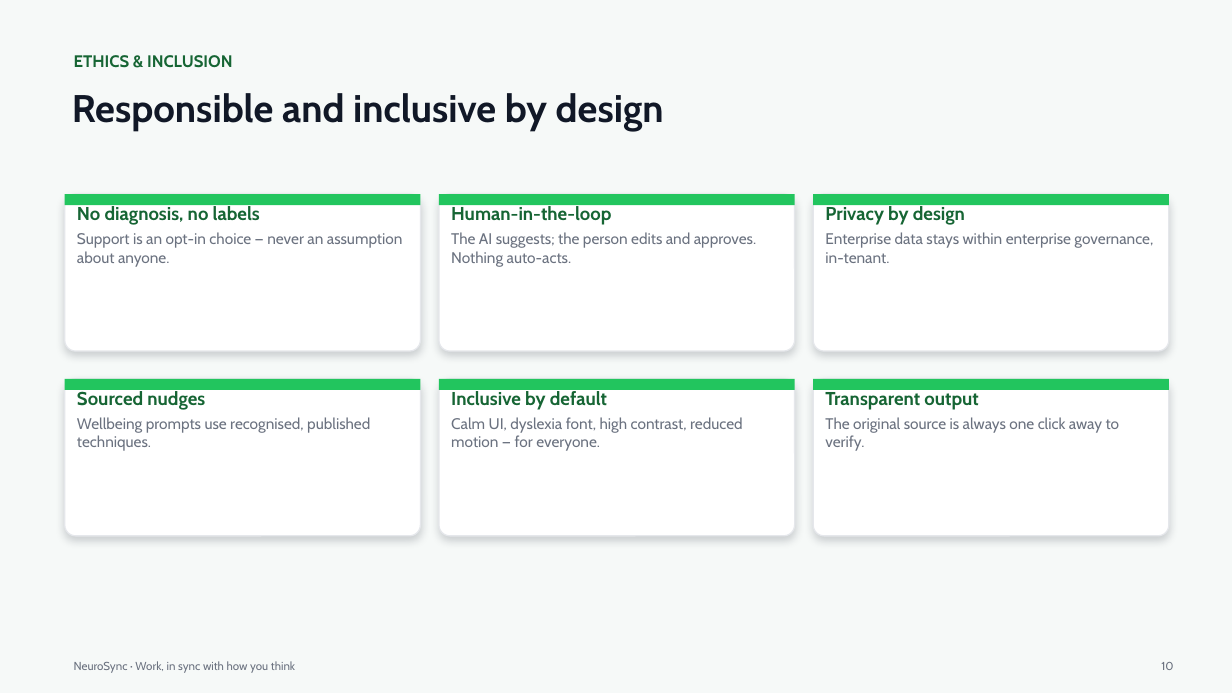
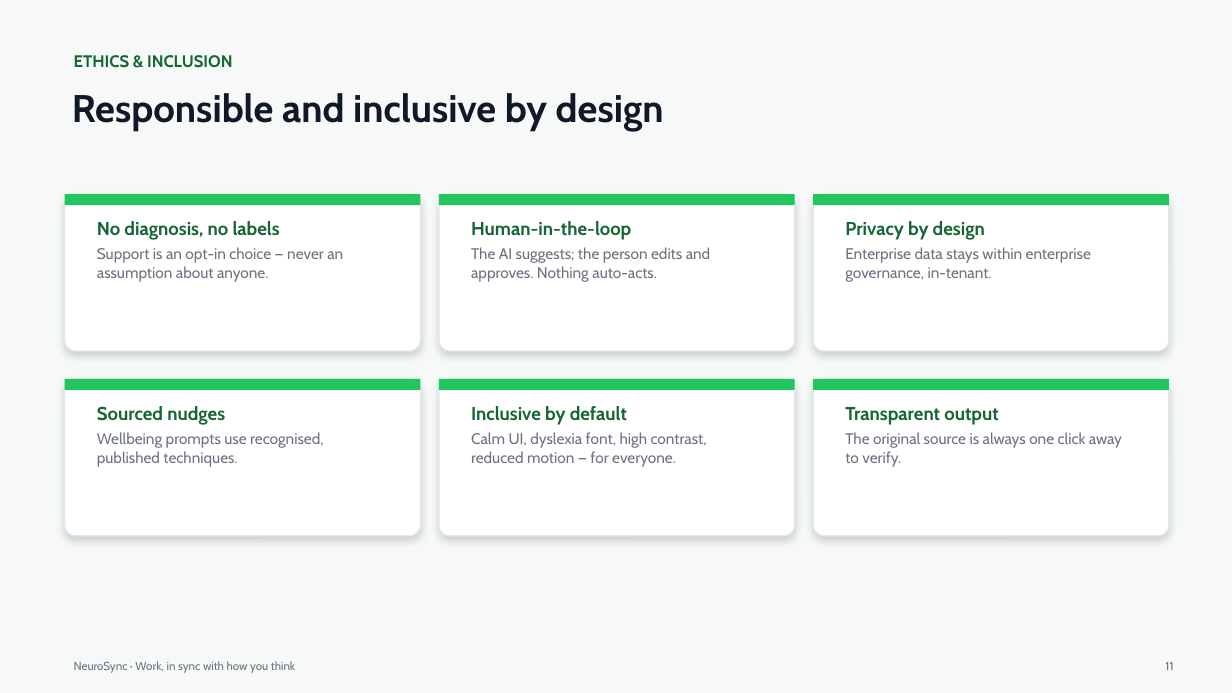
Before and after one commit to kumarsaransh55/NeuroSync, a slide deck: slide 11 of docs/NeuroSync-Final-Deck.pptx (slide 10 before the commit). Drawn at 1232x693 pixels with LibreOffice and Linux fonts; fonts in the diff are those of the drawing. Boxes give left, top, right and bottom in pixels: in the first picture for what was removed or moved away, otherwise in the second. Text is boxed around its words. In the diff, an @@ line names an element or a change of style, - is before the commit and + after.

```diff
--- a/docs/NeuroSync-Final-Deck.pptx
+++ b/docs/NeuroSync-Final-Deck.pptx
@@ rounded rectangle added at [65,194,421,351], fill #FFFFFF, outline #E5E7EB 1 pt @@
@@ rounded rectangle added at [439,194,795,351], fill #FFFFFF, outline #E5E7EB 1 pt @@
@@ rounded rectangle added at [813,194,1169,351], fill #FFFFFF, outline #E5E7EB 1 pt @@
@@ text "No diagnosis, no labels": place and size @@
-text "No diagnosis, no labels" at [65,194,421,351]
+text "No diagnosis, no labels" at [97,221,343,282]
@@ text "Human-in-the-loop": place and size @@
-text "Human-in-the-loop" at [439,194,795,351]
+text "Human-in-the-loop" at [471,221,710,282]
@@ text "Privacy by design": place and size @@
-text "Privacy by design" at [813,194,1169,351]
+text "Privacy by design" at [845,221,1091,282]
@@ rounded rectangle added at [65,379,421,536], fill #FFFFFF, outline #E5E7EB 1 pt @@
@@ rounded rectangle added at [439,379,795,536], fill #FFFFFF, outline #E5E7EB 1 pt @@
@@ rounded rectangle added at [813,379,1169,536], fill #FFFFFF, outline #E5E7EB 1 pt @@
@@ text "Sourced nudges": place and size @@
-text "Sourced nudges" at [65,379,421,536]
+text "Sourced nudges" at [97,406,324,467]
@@ text "Inclusive by default": place and size @@
-text "Inclusive by default" at [439,379,795,536]
+text "Inclusive by default" at [471,406,707,467]
@@ less space between paragraphs; more space between paragraphs; fill #FFFFFF to none; outline #E5E7EB 1 pt to none; shadow off in 6 elements at [97,221,343,282], [471,221,710,282], [845,221,1091,282], [97,406,324,467], [471,406,707,467], [845,407,1122,467] @@
@@ text "Transparent output": place and size @@
-text "Transparent output" at [813,379,1169,536]
+text "Transparent output" at [845,407,1122,467]
@@ text at [1165,662,1173,670]: text changed @@
-10
+11
```
Also in this commit, not shown: 10 other slides changed, 1 slide added, 6 other files.
